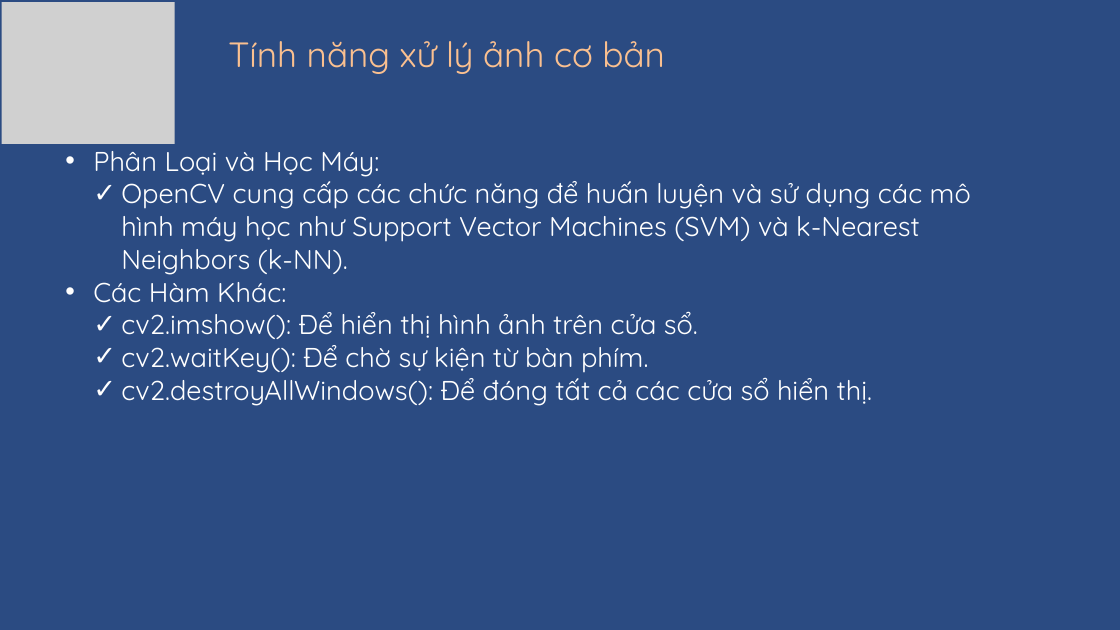
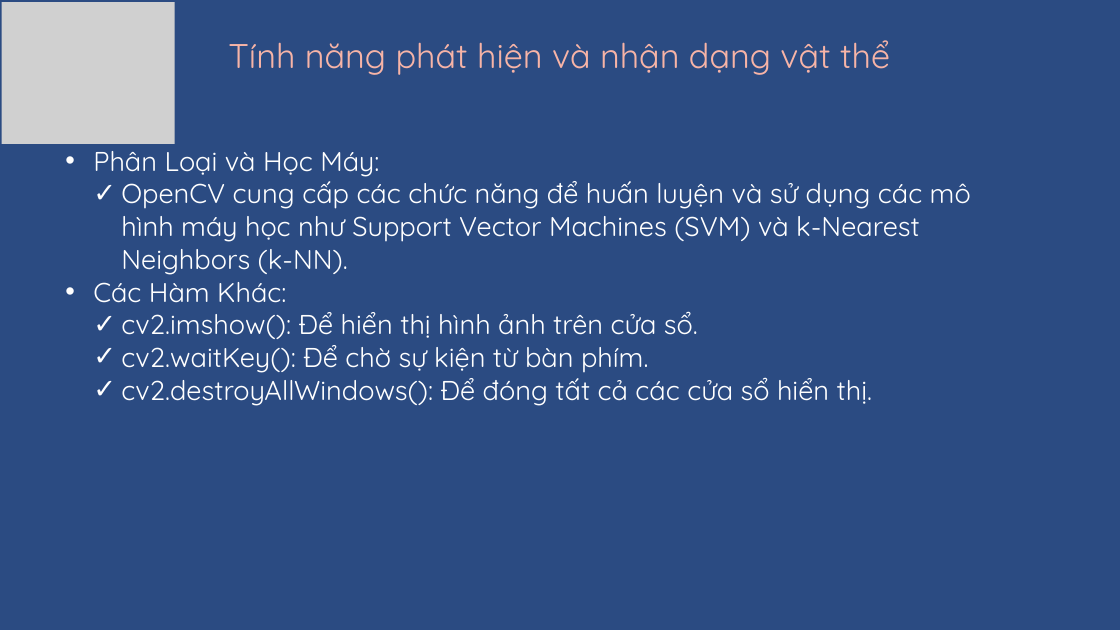
Before and after one commit to Thanh155202/Nhom9_manguonmo, a slide deck: slide 11 of Nhom9_Buoi7/Nhom9_OpenCV.pptx. Drawn at 1120x630 pixels with LibreOffice and Linux fonts; fonts in the diff are those of the drawing; grey boxes stand for pictures. Boxes give left, top, right and bottom in pixels: in the first picture for what was removed or moved away, otherwise in the second. Text is boxed around its words. In the diff, an @@ line names an element or a change of style, - is before the commit and + after.

Commit message:
ban sua pp

```diff
--- a/Nhom9_Buoi7/Nhom9_OpenCV.pptx
+++ b/Nhom9_Buoi7/Nhom9_OpenCV.pptx
@@ text at box(228, 40, 890, 75): text changed; size 45.1 to 44 pt; text colour #FAC090 to #F7B4A7 @@
-Tính năng xử lý ảnh cơ bản
+Tính năng phát hiện và nhận dạng vật thể
```
Also in this commit, not shown: 1 other slide changed.
